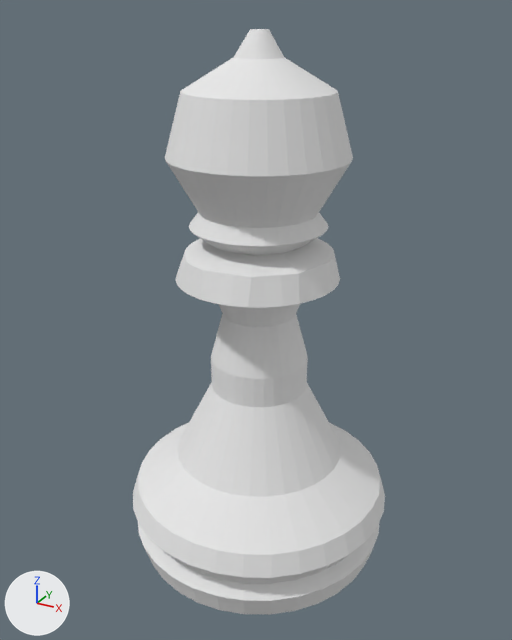
An edit to the OBJ model models/pieces/pawn/pawn.obj, drawn before and after from the same camera.
Rendered twice from a 50 mm camera at (1.65, -3.05, 2.95) aimed at (-0.01, -0.02, 1.44). Lighting does not change. The marker at lower left points along +X, +Y and +Z. Where no turn or scale is listed for an object, it has been applied to the vertices.

Names of what the first picture shows: 'pawn'.
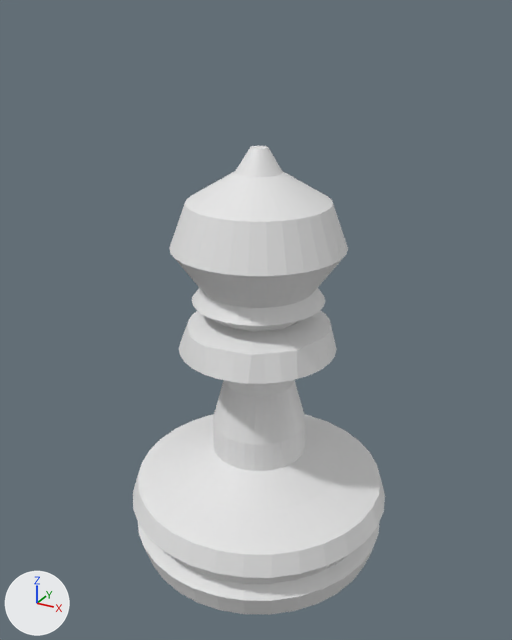
What differs and where, as boxes [x1, y1, x2, y2] in the pictures (512 x 640 px; the box of a moved part takes in the faces that stretch with it):
'pawn', reshaped (20% shorter)
    before: [133, 29, 385, 615]
    after: [133, 146, 385, 615]
part 1 of me_pawn, moved or reshaped
    before: [180, 29, 338, 100]
    after: [185, 146, 333, 222]
part 2 of me_pawn, moved or reshaped
    before: [165, 92, 353, 228]
    after: [169, 204, 348, 308]
part 3 of me_pawn, moved or reshaped
    before: [175, 212, 340, 407]
    after: [179, 288, 337, 471]
part 4 of me_pawn, moved or reshaped
    before: [138, 382, 380, 555]
    after: [138, 414, 380, 555]

What changed in the scene script:
```text
Change me_pawn:
    where me_pawn.from_pydata(...)  # 640 vertices, 610 faces; spans x -0.74..0.74, y -0.74..0.74, z 0.05..2.86
    used by ob_pawn; location = (0.0, 0.0, 0.0)
    me_pawn part 1: all 96 vertices in x -0.37..0.37, y -0.37..0.36, z 2.6..2.86 are moved by (0.0, 0.0, -0.52)
    me_pawn part 2: all 32 vertices in x -0.45..0.45, y -0.46..0.44, z 2.3 are moved by (0.0, 0.0, -0.45)
    me_pawn part 3: all 288 vertices in x -0.42..0.42, y -0.44..0.4, z 1.05..2.03 are moved by (0.0, 0.0, -0.4)
    me_pawn part 4: all 32 vertices in x -0.47..0.47, y -0.47..0.47, z 0.64 are moved by (0.0, 0.0, -0.09)
```
